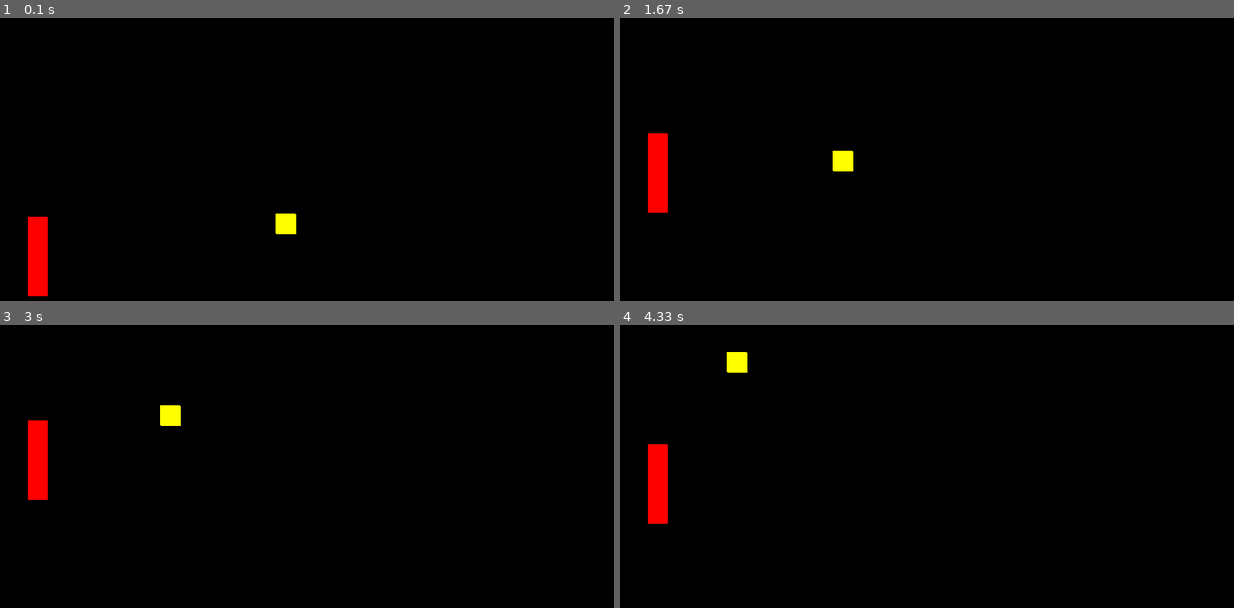
Above: before the commit, frames 1-4 (two rows, left to right).
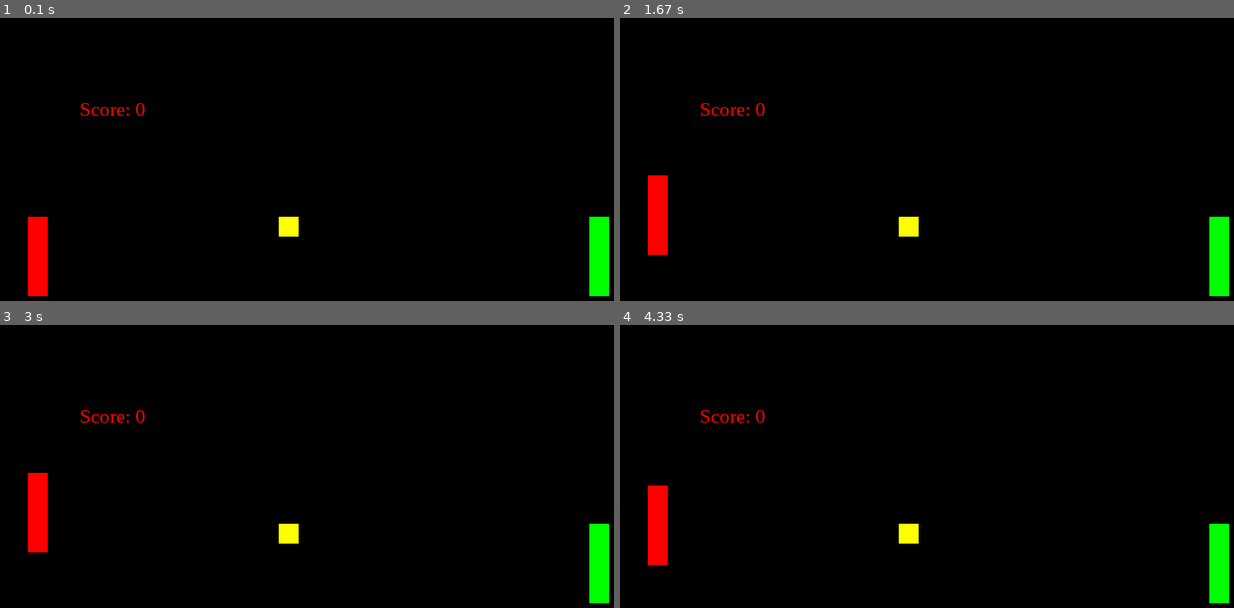
Above: after the commit, the same moments.

Repository: BordovskyiPavlo/Pygame-Pong
Game: pygame game, started from main.py
Two runs of this game, one before a commit and one after it. Both use one fixed random seed, a clock stepped at 60 frames per second and the inputs below.
Inputs:
- Up to frame 1 (0.1 s): no input
- Up to frame 2 (1.67 s): hold W 0.33-0.8 s; hold S 0.83-1.13 s; hold W 1.17-1.53 s; hold S from 1.57 s (still down)
- Up to frame 3 (3 s): release S at 1.93 s; hold W 1.97-2.27 s; hold S 2.3-2.6 s; hold W from 2.63 s (still down)
- Up to frame 4 (4.33 s): release W at 3 s; hold S 3.03-3.4 s; hold W 3.43-3.73 s; hold S 3.77-4.07 s; hold W from 4.1 s (still down)

The runs differ from the first frame. In frame 1, 1.2% of the frame differs, in the area x 13-100%, y 30-99%; in frame 2, 2.5%; in frame 3, 2.7%, in the area x 4-100%, y 28-99%; in frame 4, 2.5%.

Commit message:
Add files via upload

Diff:
--- a/main.py
+++ b/main.py
@@ -2,13 +2,16 @@
 pygame.init()
 pygame.display.set_caption("ping_pong")
 online = True
-player_racket = []
 bot_racket = []
 size = 5
 color1 = (255, 0, 0)
 color2 = (0, 255, 0)
 color3 = (255, 255, 0)
 clock = pygame.time.Clock()
+score = 0
+balls_move = (random.randint(-1, 1), random.randint(-1, 1))
+font = pygame.font.SysFont('serif', 25)
+text1 = font.render("Score: " + str(score), True, color1)
 class ping_pong:
     def create_area(self,height, width):
         self.gamescreen = pygame.display.set_mode((height,width))
@@ -16,24 +19,52 @@
         self.background.fill((0,0,0))
     def create_player(self,cord_x,cord_y):
         # player start x = 35 player start y = 250
-        player_racket=[(cord_x,cord_y)]
-        pygame.draw.rect(self.gamescreen, color1, (cord_x,cord_y,25,100))
+        # up wall 500 , down wall 0
+        self.cube = pygame.Surface((25,100))
+        self.cube.fill(color1)
+        self.player_racket = self.cube.get_rect()
+        self.player_racket.move_ip(35, 250)
+        self.gamescreen.blit(self.cube, self.player_racket)
+        pygame.display.update()
+    def create_ball(self, cord_x, cord_y):
+        self.balls = pygame.Rect(cord_x, cord_y, 25, 25)
+        pygame.draw.rect(self.gamescreen, color3, self.balls)
+    def ball_move(self, cord_x, cord_y):
+        pygame.Rect.move(self.balls, cord_x, cord_y)
+        pygame.display.flip()
     def create_bot(self,cord_x,cord_y):
         # bot start x = 740 bot start y = 250
-        pygame.draw.rect(self.gamescreen, color2, (740, 250, 25, 100))
+        self.cube2 = pygame.Surface((25, 100))
+        self.cube2.fill(color2)
+        self.bot_racket = self.cube2.get_rect()
+        self.bot_racket.move_ip(740, 250)
+        self.gamescreen.blit(self.cube2, self.bot_racket)
+        pygame.display.update()
+    def bot_move(self,x,y):
+        self.bmin_y = 250
+        self.bmax_y = 350
+        if y >self.bot_racket[1]:
+            self.bot_racket.move_ip(0, 1)
+        if y <self.bot_racket[1]:
+            self.bot_racket.move_ip(0, -1)
+        if self.bot_racket[1] >= 500:
+            self.bot_racket.move_ip(0, 0)
+        if self.bot_racket[1] <= 0:
+            self.bot_racket.move_ip(0, 0)
+
+        self.gamescreen.blit(self.cube2, self.bot_racket)
+        pygame.display.update()
     def player_move(self,cord_x,cord_y):
-        #up wall 500 , down wall 0
-        pygame.draw.rect(self.gamescreen, color1, (cord_x, cord_y, 25, 100))
-        pygame.display.flip()
-    def create_ball(self,cord_x,cord_y):
-        pygame.draw.rect(self.gamescreen, color3, (cord_x, cord_y, 25, 25))
-    def ball_move(self,cord_x,cord_y):
-        pygame.draw.rect(self.gamescreen, color3, (cord_x, cord_y, 25, 25))
-        pygame.display.flip()
-        print(cord_x,cord_y)
-    def update_screen(self,player_cord_x,player_cord_y,ball_cord_x,ball_cord_y):
+        self.player_racket.move_ip(cord_x,cord_y)
+        self.gamescreen.blit(self.cube, self.player_racket)
+        self.x = self.balls[0]
+        self.y = self.balls[1]
+        pygame.display.update()
+    def update_screen(self,ball_cord_x,ball_cord_y):
         self.gamescreen.blit(self.background, (0, 0))
-        pygame.draw.rect(self.gamescreen, color1, (player_cord_x, player_cord_y, 25, 100))
+        self.gamescreen.blit(self.cube, self.player_racket)
+        self.gamescreen.blit(self.cube2, self.bot_racket)
+        self.gamescreen.blit(text1, (100, 100))
         pygame.draw.rect(self.gamescreen, color3, (ball_cord_x, ball_cord_y, 25, 25))
 if __name__ =='__main__':
     player_cord_x = 35
@@ -42,7 +73,7 @@
     bot_cord_y = 250
     ball_x = 350
     ball_y = 250
-    ball = (ball_x,ball_y)
+    ball = (ball_x, ball_y)
     K_w = pygame.K_w
     K_s = pygame.K_s
     p = ping_pong()
@@ -50,38 +81,38 @@
     p.create_player(player_cord_x, player_cord_y)
     p.create_bot(bot_cord_x, bot_cord_y)
     p.create_ball(350,250)
-    p.player_move(35, 250)
-    x = int(random.randrange(-1, 2))
-    y = int(random.randrange(-1, 2))
-    balls_move = (x, y)
-    if balls_move == (0, 0):
-        x = int(random.randrange(-1, 2))
-        y = int(random.randrange(-1, 2))
-    balls_move = (x, y)
+    pmin_y = 250
+    pmax_y = 350
+    bmin_y = 250
+    bmax_y = 350
     while online:
         for event in pygame.event.get():
             if event.type == pygame.QUIT:
                 online = False
-        clock.tick(50)
-        pygame.display.flip()
+        clock.tick(160)
         keys = pygame.key.get_pressed()
         if keys[K_w]:
-            if player_cord_y <= 0:
-                move = (0,0)
+            if  player_cord_y<= 0:
+                p.player_move(0, 0)
+                pygame.display.update()
             elif player_cord_y > 0:
-                move = (0, -5)
-            player_cord_y += move[1]
-            player_racket = [(player_cord_x, player_cord_y)]
-            p.player_move(player_cord_x, player_cord_y)
+                player_cord_y+= -1
+                p.player_move(0, -1)
+                pmin_y += -1
+                pmax_y +=  -1
+                pygame.display.update()
         elif keys[K_s]:
             if player_cord_y >= 500:
-                move = (0, 0)
+                p.player_move(0, 0)
+                pygame.display.update()
             elif player_cord_y < 500:
-                move = (0, 5)
-            player_cord_y += move[1]
-            player_racket = [(player_cord_x, player_cord_y)]
-            p.player_move(player_cord_x, player_cord_y)
-        p.update_screen(player_cord_x, player_cord_y, ball_x,ball_y)
+                player_cord_y += 1
+                p.player_move(0, 1)
+                pmin_y += 1
+                pmax_y += 1
+                pygame.display.update()
+        pygame.display.flip()
+        p.update_screen(ball_x,ball_y)
         if ball_y >= 580:  # down wall
             if balls_move == (0, 1):
                 balls_move = (0, -1)
@@ -96,7 +127,28 @@
                 balls_move = (0, 1)
             if balls_move == (1, -1):
                 balls_move = (1, 1)
+        if ball_x <= 60:
+            if pmin_y<=ball_y <=pmax_y:
+                if balls_move == (-1,0):
+                    balls_move = (1,0)
+                if balls_move == (-1, 1):
+                    balls_move = (1, 1)
+                if balls_move == (-1, -1):
+                    balls_move = (1, -1)
+        print(bmin_y,bmax_y)
+        if ball_x >= 720:
+            if bmin_y<=ball_y <=bmax_y:
+                if balls_move == (1,1):
+                    balls_move = (-1,1)
+                if balls_move == (1, -1):
+                    balls_move = (-1, -1)
+                if balls_move == (1, 0):
+                    balls_move = (-1, 0)
         ball_x += balls_move[0]
         ball_y += balls_move[1]
-        p.ball_move(ball_x,ball_y)
+        bmin_y += balls_move[1]
+        bmax_y += balls_move[1]
+        print('ball:',ball_x,ball_y ,'\n','min , max :', bmin_y,bmax_y )
+        p.bot_move(ball_x,ball_y)
+        p.ball_move(balls_move[0],balls_move[1])
         pygame.display.update()
